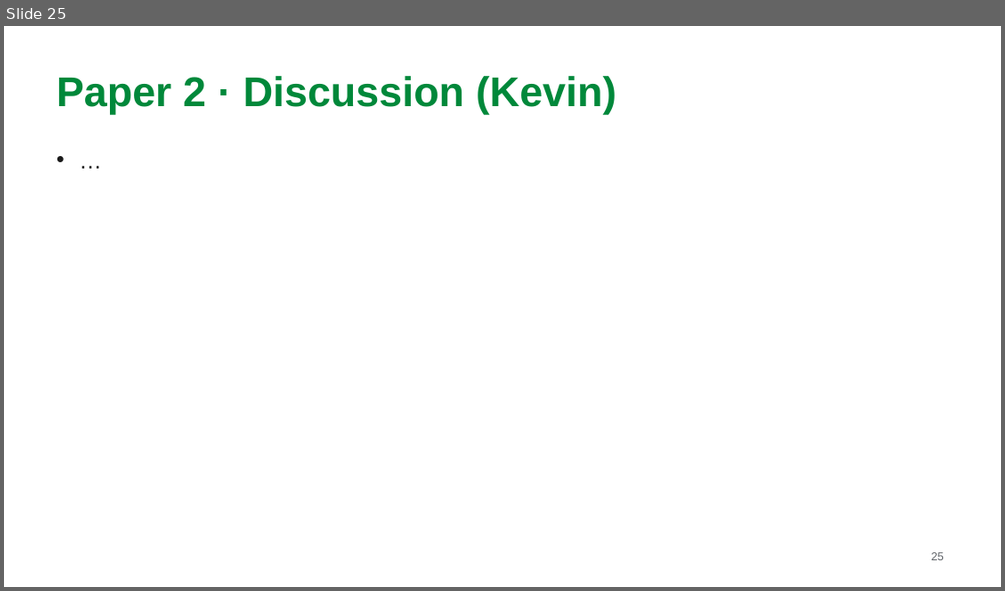
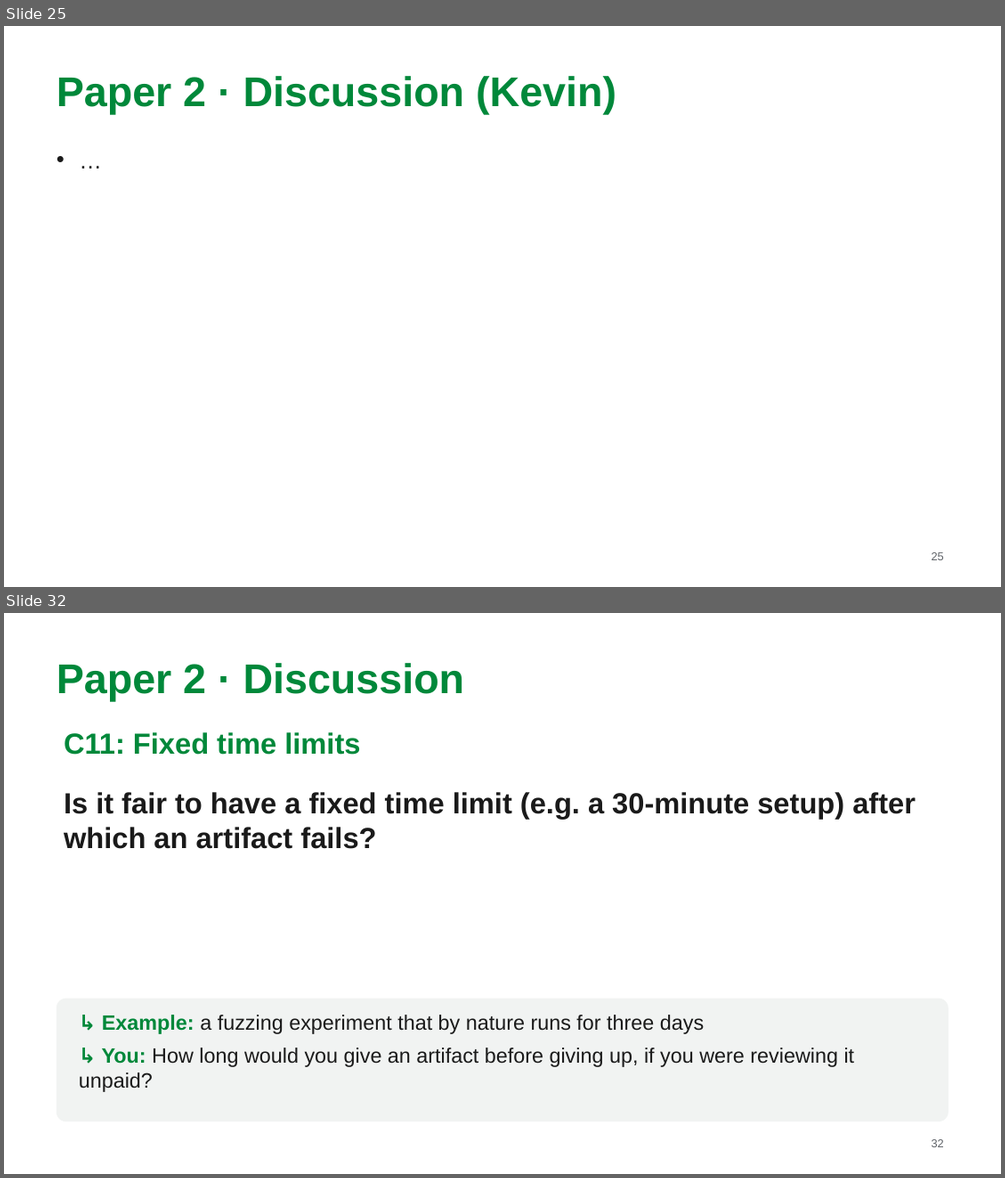
Before and after one commit to MarkAndreDuesing/Reprod_Docs_And_Notes, a slide deck: Vorl_2/slides/lecture2-team-paper2.pptx. Shown one above the other, each under a label of ours: slide 25 before the commit, slides 25 and 32 after it; the slides between them are not shown. The pictures are 1005x591 and 1005x1178 pixels, drawn with LibreOffice and Linux fonts; fonts in the diff are those of the drawing. Boxes give left, top, right and bottom in pixels: in the first picture for what was removed or moved away, otherwise in the second. Text is boxed around its words. In the diff, an @@ line names an element or a change of style, - is before the commit and + after.

```diff
--- a/Vorl_2/slides/lecture2-team-paper2.pptx
+++ b/Vorl_2/slides/lecture2-team-paper2.pptx
@@ slide 32 added at (4,613,1001,1174), background #FFFFFF @@
@@ text added at (57,663,465,701), 40 pt, text #00883A, bold @@
+Paper 2 · Discussion
@@ text added at (64,732,360,755), 28 pt, text #00883A, bold @@
+C11: Fixed time limits
@@ text added at (64,792,915,849), 28 pt, text #1A1A1A, bold @@
+Is it fair to have a fixed time limit (e.g. a 30-minute setup) after which an artifact fails?
@@ rounded rectangle added at (57,998,948,1121), fill #F1F3F2 @@
@@ text added at (79,1014,855,1092), 20 pt, text #1A1A1A @@
+↳ Example: a fuzzing experiment that by nature runs for three days
+↳ You: How long would you give an artifact before giving up, if you were reviewing it unpaid?
@@ page number added at (931,1139,944,1147), 11 pt, text #5F6368 @@
+32
```
Also in this commit, not shown: 9 slides changed, 10 other slides added, 4 slides removed, 2 other files.
